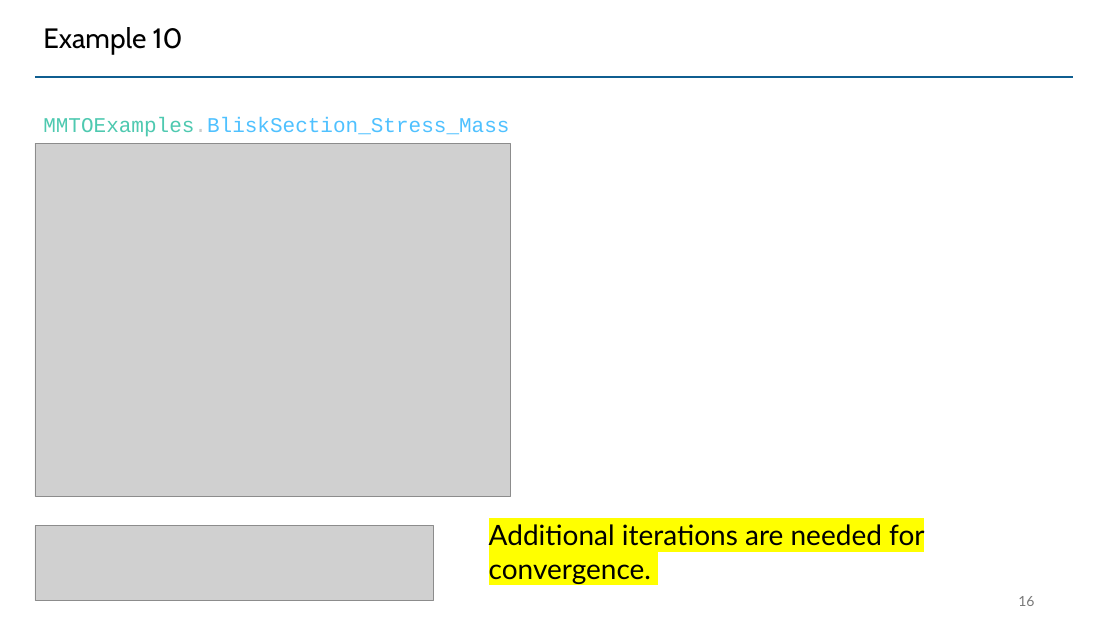
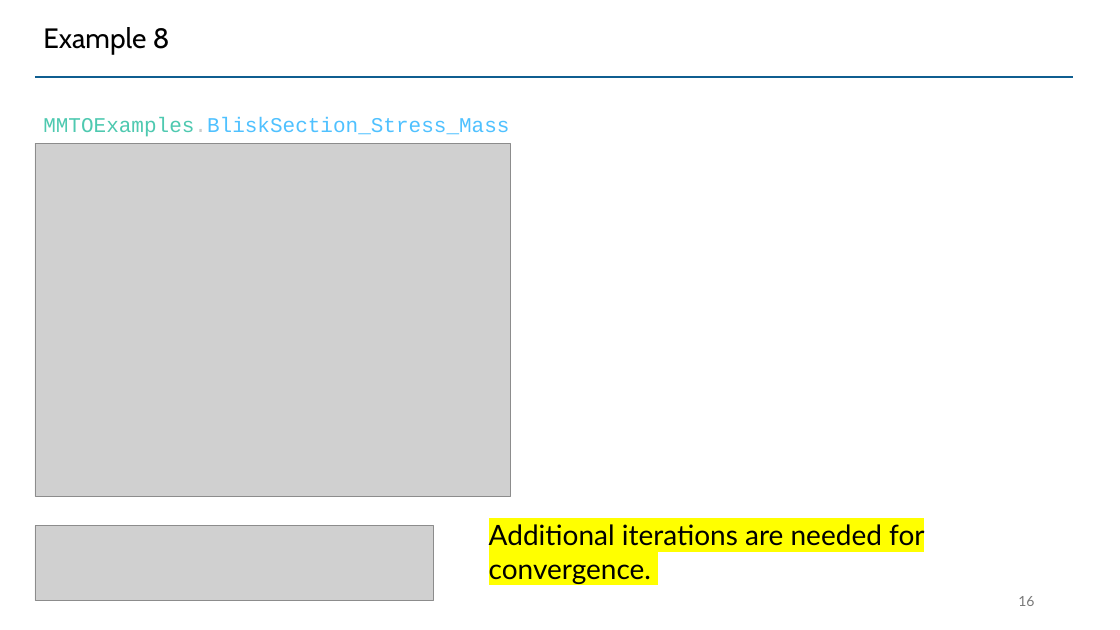
Before and after one commit to UW-ERSL/METALS, a slide deck: slide 16 of Slides/MMTOResults.pptx. Drawn at 1120x630 pixels with LibreOffice and Linux fonts; fonts in the diff are those of the drawing; grey boxes stand for pictures. Boxes give left, top, right and bottom in pixels: in the first picture for what was removed or moved away, otherwise in the second. Text is boxed around its words. In the diff, an @@ line names an element or a change of style, - is before the commit and + after.

```diff
--- a/Slides/MMTOResults.pptx
+++ b/Slides/MMTOResults.pptx
@@ title at [43,27,170,55]: text changed @@
-Example 10
+Example 8
```
Also in this commit, not shown: 7 other slides changed, 6 other files.
